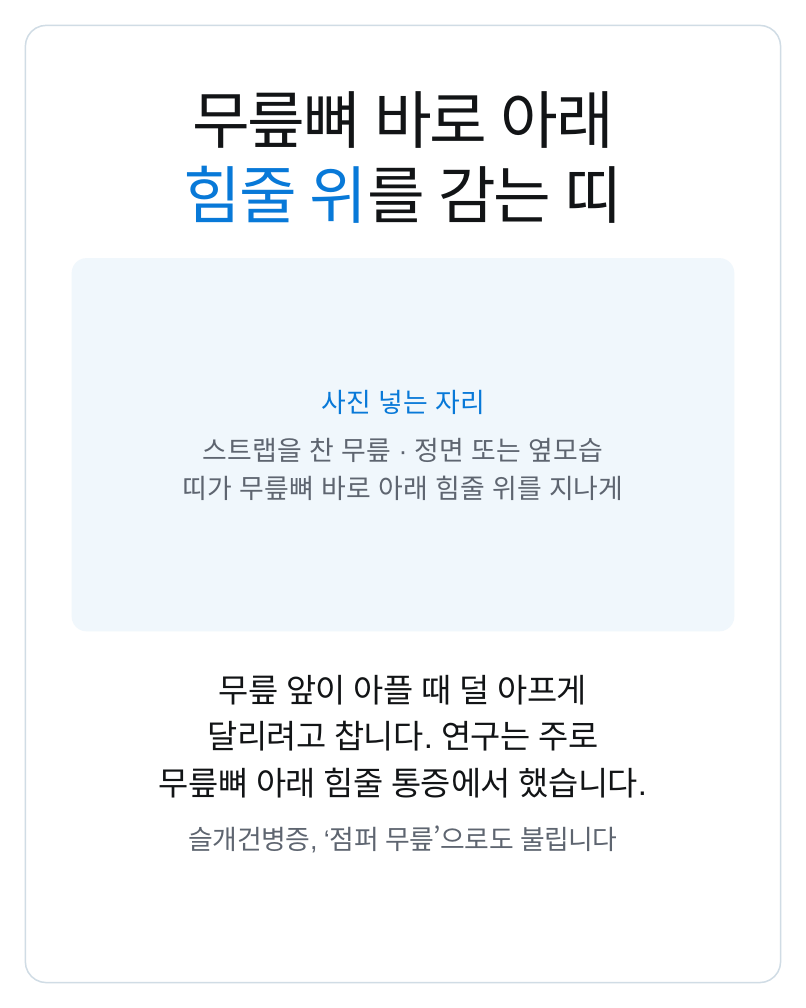
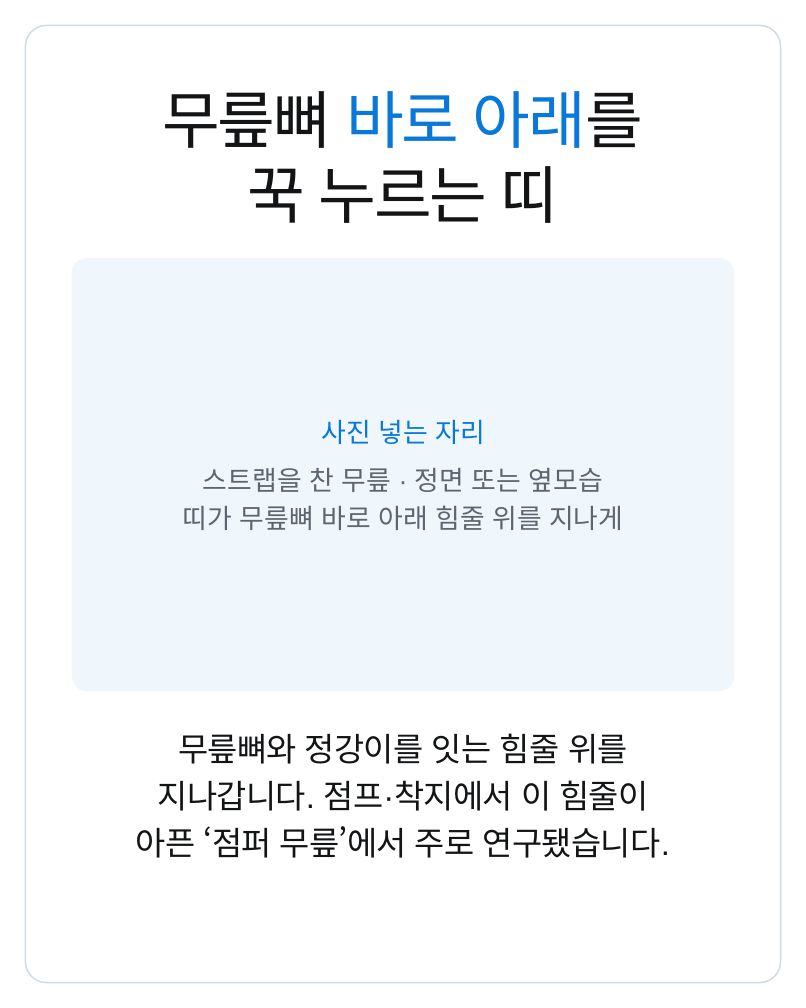
Before and after one commit to js920915-cyber/New-box, a slide deck: slide 2 of content/patellar-strap-runners/adobe-express/patellar-strap-runners-express.pptx. Drawn at 806x1008 pixels with LibreOffice and Linux fonts; fonts in the diff are those of the drawing. Boxes give left, top, right and bottom in pixels: in the first picture for what was removed or moved away, otherwise in the second. Text is boxed around its words. In the diff, an @@ line names an element or a change of style, - is before the commit and + after.

```diff
--- a/content/patellar-strap-runners/adobe-express/patellar-strap-runners-express.pptx
+++ b/content/patellar-strap-runners/adobe-express/patellar-strap-runners-express.pptx
@@ text at box(162, 91, 644, 148): text changed @@
-무릎뼈 바로 아래
+무릎뼈 바로 아래를
@@ text at box(248, 166, 559, 223): text changed @@
-힘줄 위를 감는 띠
+꾹 누르는 띠
@@ rounded rectangle: place and size @@
-rounded rectangle at box(72, 258, 734, 631)
+rounded rectangle at box(72, 258, 734, 691)
@@ rounded rectangle at box(72, 258, 734, 691): proportions changed @@
@@ 3 texts: place and size @@
-3 texts at box(183, 389, 623, 500)
+3 texts at box(183, 419, 623, 530)
@@ text at box(178, 733, 628, 764): text changed @@
-무릎 앞이 아플 때 덜 아프게
+무릎뼈와 정강이를 잇는 힘줄 위를
@@ text at box(158, 780, 648, 811): text changed @@
-달리려고 찹니다. 연구는 주로
+지나갑니다. 점프·착지에서 이 힘줄이
@@ text at box(136, 826, 670, 858): text changed; font Calibri to Arial @@
-무릎뼈 아래 힘줄 통증에서 했습니다.
+아픈 ‘점퍼 무릎’에서 주로 연구됐습니다.
@@ text removed at box(189, 825, 617, 853) @@
-슬개건병증, ‘점퍼 무릎’으로도 불립니다
```
Also in this commit, not shown: 2 other slides changed, 5 slides added, 5 slides removed, 29 other files.
